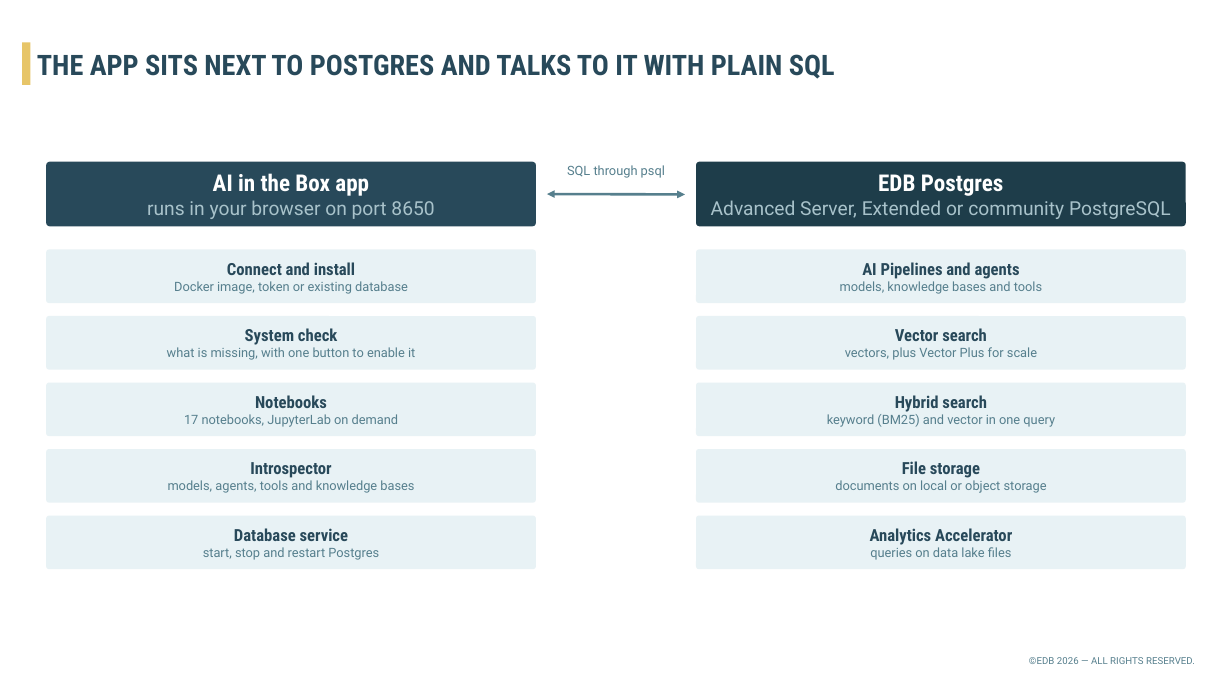
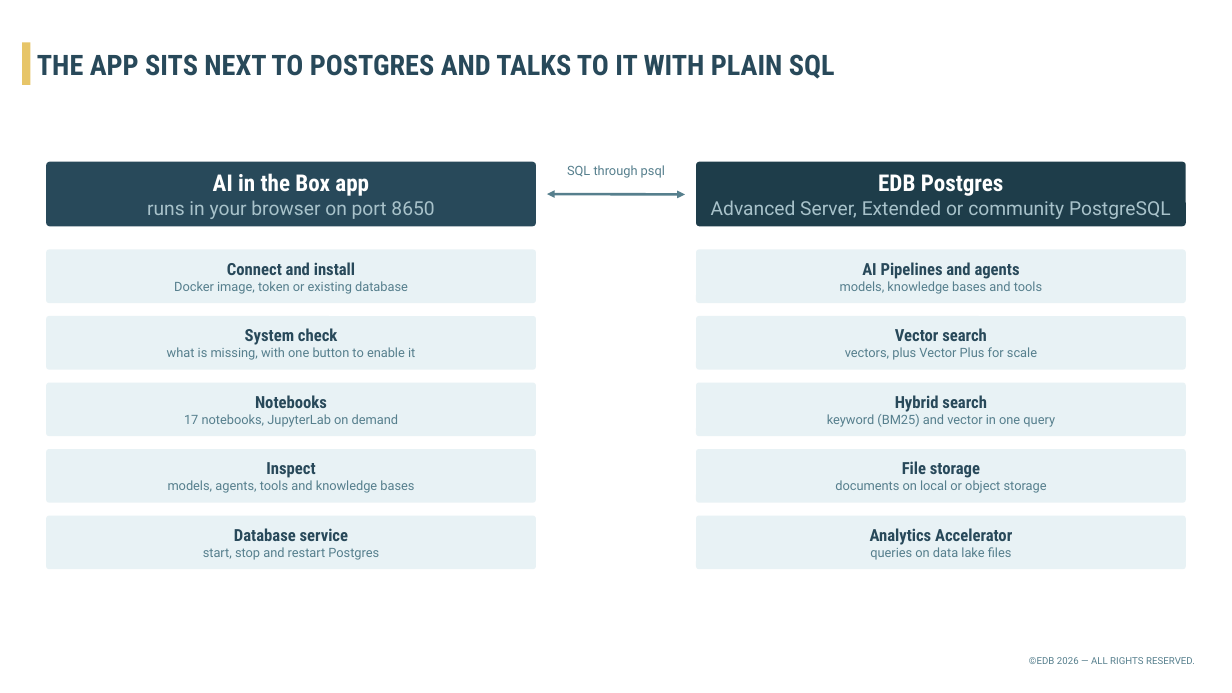
Before and after one commit to francksidi-edb/aidb-in-the-box, a slide deck: slide 3 of docs/AI-in-the-Box.pptx. Drawn at 1232x693 pixels with LibreOffice and Linux fonts; fonts in the diff are those of the drawing; background and template pictures are left out. Boxes give left, top, right and bottom in pixels: in the first picture for what was removed or moved away, otherwise in the second. Text is boxed around its words. In the diff, an @@ line names an element or a change of style, - is before the commit and + after.

Commit message:
Native Inspect pages, README, deck

```diff
--- a/docs/AI-in-the-Box.pptx
+++ b/docs/AI-in-the-Box.pptx
@@ text in rounded rectangle at <box>266,462,315,478</box>: text changed @@
-Introspector
+Inspect
```
Also in this commit, not shown: 3 other slides changed, 3 other files.
